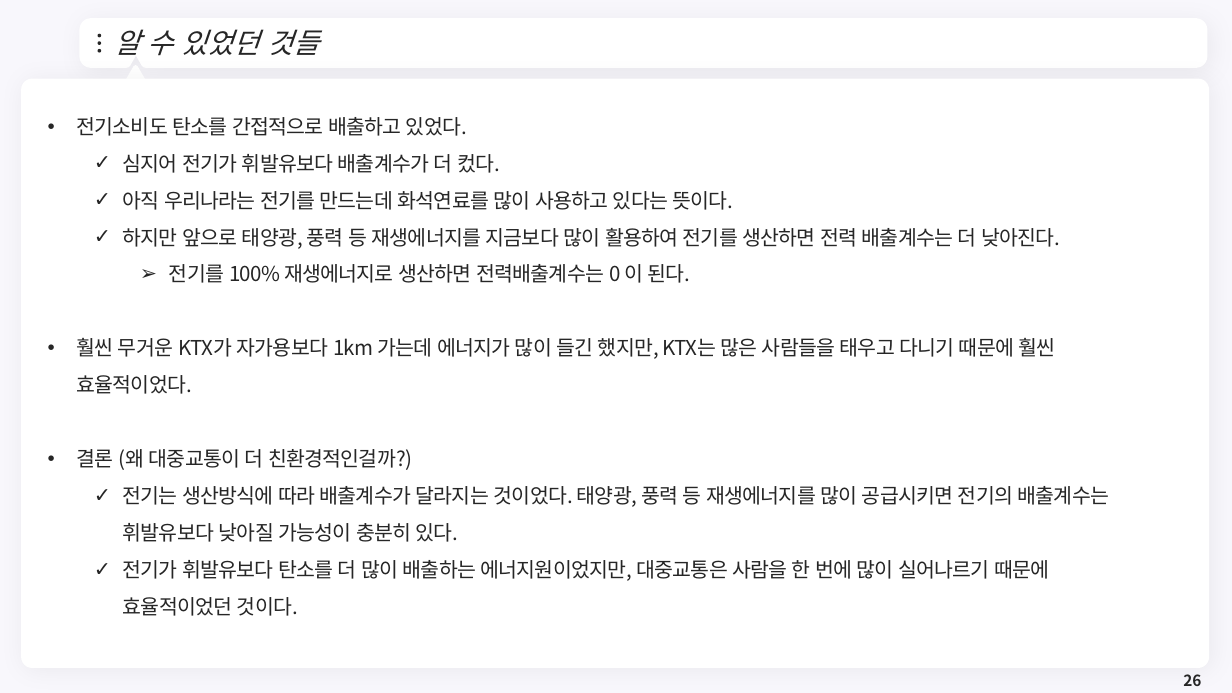
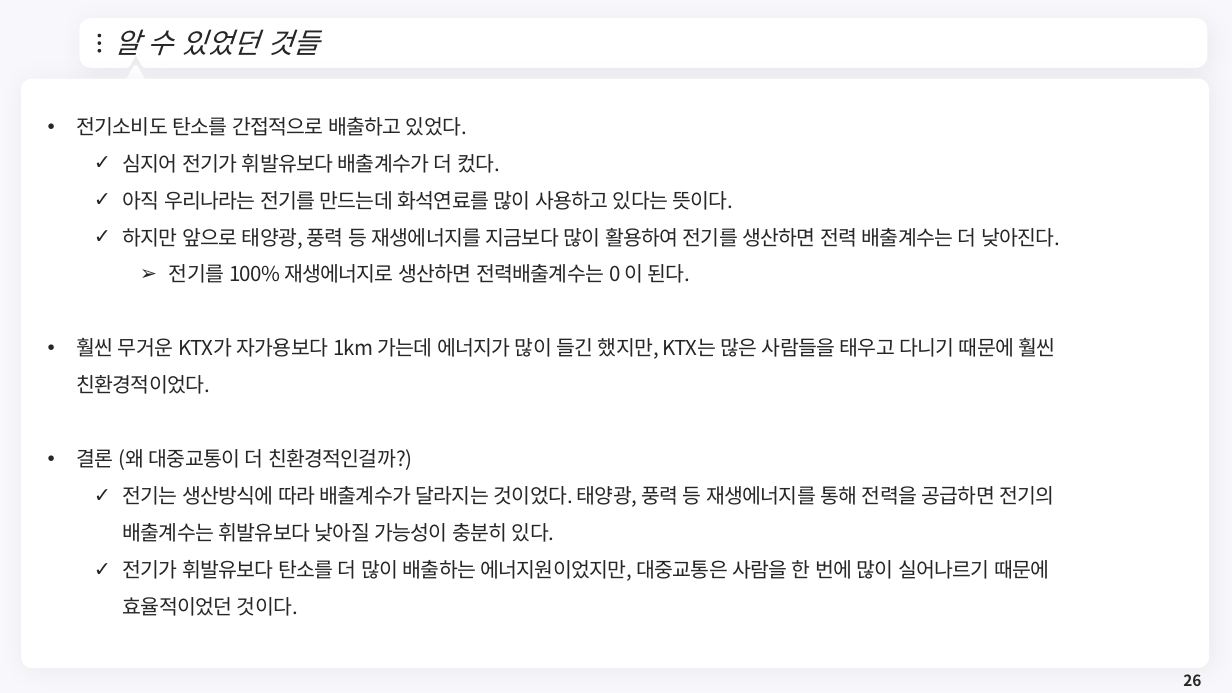
Before and after one commit to meandthey/Teaching, a slide deck: slide 26 of 생활속의 경제/01_Lectures/생활속의 경제_(에너지경제)_2.pptx. Drawn at 1232x693 pixels with LibreOffice and Linux fonts; fonts in the diff are those of the drawing; background and template pictures are left out. Boxes give left, top, right and bottom in pixels: in the first picture for what was removed or moved away, otherwise in the second. Text is boxed around its words. In the diff, an @@ line names an element or a change of style, - is before the commit and + after.

```diff
--- a/생활속의 경제/01_Lectures/생활속의 경제_(에너지경제)_2.pptx
+++ b/생활속의 경제/01_Lectures/생활속의 경제_(에너지경제)_2.pptx
@@ text at box(76, 338, 1056, 394): text changed @@
-• 훨씬 무거운 KTX가 자가용보다 1km 가는데 에너지가 많이 들긴 했지만, KTX는 많은 사람들을 태우고 다니기 때문에 훨씬 효율적이었다.
+• 훨씬 무거운 KTX가 자가용보다 1km 가는데 에너지가 많이 들긴 했지만, KTX는 많은 사람들을 태우고 다니기 때문에 훨씬 친환경적이었다.
@@ text at box(123, 486, 1054, 542): text changed @@
-  ✓ 전기는 생산방식에 따라 배출계수가 달라지는 것이었다. 태양광, 풍력 등 재생에너지를 많이 공급시키면 전기의 배출계수는 휘발유보다 낮아질 가능성이 충분히 있다.
+  ✓ 전기는 생산방식에 따라 배출계수가 달라지는 것이었다. 태양광, 풍력 등 재생에너지를 통해 전력을 공급하면 전기의 배출계수는 휘발유보다 낮아질 가능성이 충분히 있다.
```
Also in this commit, not shown: 15 other slides changed, 10 other files.
